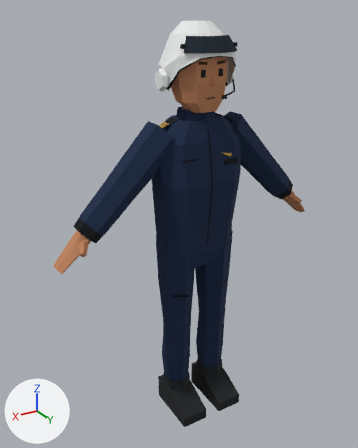
Renders of the Blender file characters/heli_pilot/heli_pilot_flying.blend from each side of a commit.
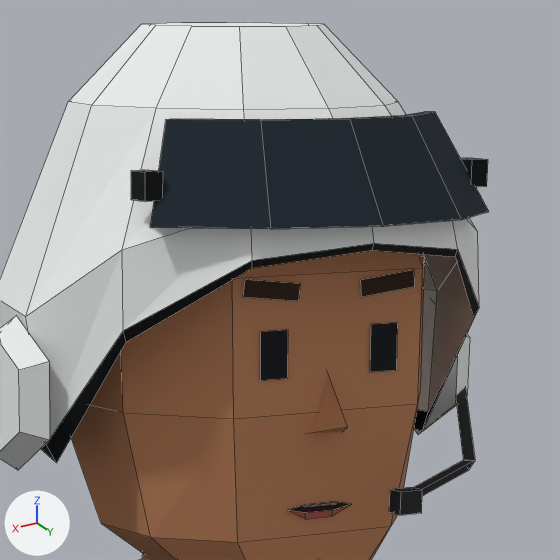
Each version is shown whole from a 50 mm camera at (1.112, 1.712, 1.831) aimed at (0.056, -0.048, 0.951), then close up on the part from 45% to 70% of the width and 4% to 24% of the height. Lighting does not change. The marker at lower left points along +X, +Y and +Z. The first two pictures are the older version. The close-ups show mesh edges as thin lines.

Names of what the first close-up shows: 'heli_pilot_flying'.
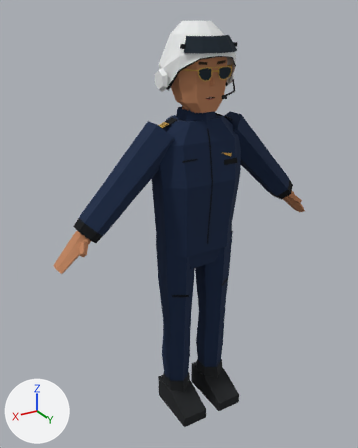
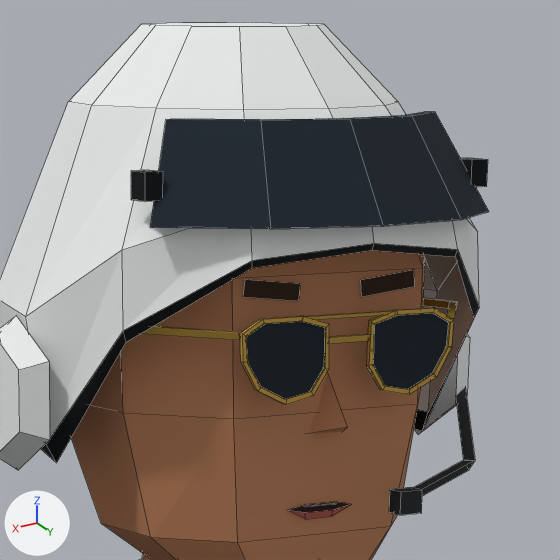
Patch to the scene script:
```diff
--- a/characters/heli_pilot/heli_pilot_flying.blend.py
+++ b/characters/heli_pilot/heli_pilot_flying.blend.py
@@ me_heli_pilot_flying @@
 # used by ob_heli_pilot_flying; location = (0.0, 0.0, 0.0)
 # verts and faces of me_heli_pilot_flying; kept vertices keep their numbers, new ones are numbered from 658
-me_heli_pilot_flying.from_pydata(...)  # 658 vertices, 461 faces; spans x -0.65..0.65, y -0.15..0.18, z 0.0..1.8
+me_heli_pilot_flying.from_pydata(...)  # 784 vertices, 547 faces; spans x -0.65..0.65, y -0.15..0.18, z 0.0..1.8
+# me_heli_pilot_flying part 1: the loose piece of 6 vertices spanning x -0.11..-0.03, y 0.09..0.14, z 1.52..1.54 is copied, and the copy is scaled about its middle by (0.633, -1.68, 0.0188), then moved by (0.17, -0.03, 0.1); it spans x 0.07..0.13, y 0.05..0.12, z 1.63
+# me_heli_pilot_flying part 2: the loose piece of 6 vertices spanning x -0.17..-0.11, y 0.02..0.1, z 1.54..1.58 is copied, and the copy is scaled about its middle by (-1.01, -0.818, -0.0316), then moved by (0.03, 0.03, 0.08); it spans x -0.13..-0.07, y 0.05..0.12, z 1.63
+# me_heli_pilot_flying part 3: the loose piece of 6 vertices spanning x -0.17..-0.11, y 0.02..0.1, z 1.54..1.58 is copied, and the copy is scaled about its middle by (-0.0476, -0.961, 0.0772), then moved by (0.01, -0.04, 0.07); it spans x -0.13..-0.12, y -0.02..0.06, z 1.63
+# me_heli_pilot_flying part 4: the loose piece of 6 vertices spanning x -0.11..-0.03, y 0.09..0.14, z 1.52..1.54 is copied, and the copy is scaled about its middle by (-0.834, -0.00816, 0.0738), then moved by (0.07, 0.0, 0.1); it spans x -0.03..0.03, y 0.12, z 1.64
+# me_heli_pilot_flying part 5: the loose piece of 6 vertices spanning x -0.11..-0.03, y 0.09..0.14, z 1.52..1.54 is copied, and the copy is scaled about its middle by (-0.372, -0.0136, 0.123), then moved by (0.07, 0.0, 0.09); it spans x -0.01..0.01, y 0.12, z 1.62..1.63
+# me_heli_pilot_flying part 6: a new loose piece of 36 vertices spanning x 0.01..0.08, y 0.12, z 1.59..1.64, in mat_m_characterpalette (picture img_palette_png)
+# me_heli_pilot_flying part 7: a new loose piece of 36 vertices spanning x -0.08..-0.01, y 0.12, z 1.59..1.64, in mat_m_characterpalette (picture img_palette_png)
+# me_heli_pilot_flying part 8
+verts[658] = (0.02, 0.12, 1.63)  # pixel (324, 327)
+verts[659] = (0.05, 0.12, 1.59)  # pixel (284, 399)
+verts[660] = (-0.03, 0.12, 1.6)  # pixel (383, 385)
+verts[661] = (-0.07, 0.12, 1.63)  # pixel (448, 322)
+for new, old in zip([*range(662, 666)], [*range(658, 662)]): verts[new] = verts[old] + (0.01, 0.0, 0.01)
+verts[666] = (0.06, 0.12, 1.64)  # pixel (263, 323)
+verts[667] = (0.02, 0.12, 1.61)  # pixel (323, 367)
+verts[668] = (-0.06, 0.12, 1.6)  # pixel (432, 373)
+verts[669] = (-0.03, 0.12, 1.64)  # pixel (396, 314)
+for new, old in zip([*range(670, 674)], [*range(666, 670)]): verts[new] = verts[old] + (0.01, 0.0, -0.01)
+verts[674] = (0.07, 0.12, 1.62)
+verts[675] = (-0.07, 0.12, 1.62)  # pixel (446, 347)
+faces += [(658, 662, 666, 670, 674, 663, 659, 671, 667), (660, 672, 668, 675, 661, 665, 669, 673, 664)]
+# other edits to the shape of me_heli_pilot_flying do not show in these pictures
 me_heli_pilot_flying.materials.append(mat_m_characterpalette)
```

Location of each change, [x1, y1, x2, y2] in pixels of the close-ups (560 x 560 px):
part 1 of me_heli_pilot_flying, added (brown): after [141, 326, 241, 340]
part 2 of me_heli_pilot_flying, added: after [447, 302, 458, 319]
part 3 of me_heli_pilot_flying, added: after [423, 298, 457, 309]
part 4 of me_heli_pilot_flying, added: after [304, 310, 395, 320]
part 5 of me_heli_pilot_flying, added: after [329, 334, 371, 344]
part 6 of me_heli_pilot_flying, added (brown): after [240, 316, 329, 405]
part 7 of me_heli_pilot_flying, added (brown): after [366, 308, 454, 395]
part 8 of me_heli_pilot_flying, added: after [246, 313, 449, 399]
